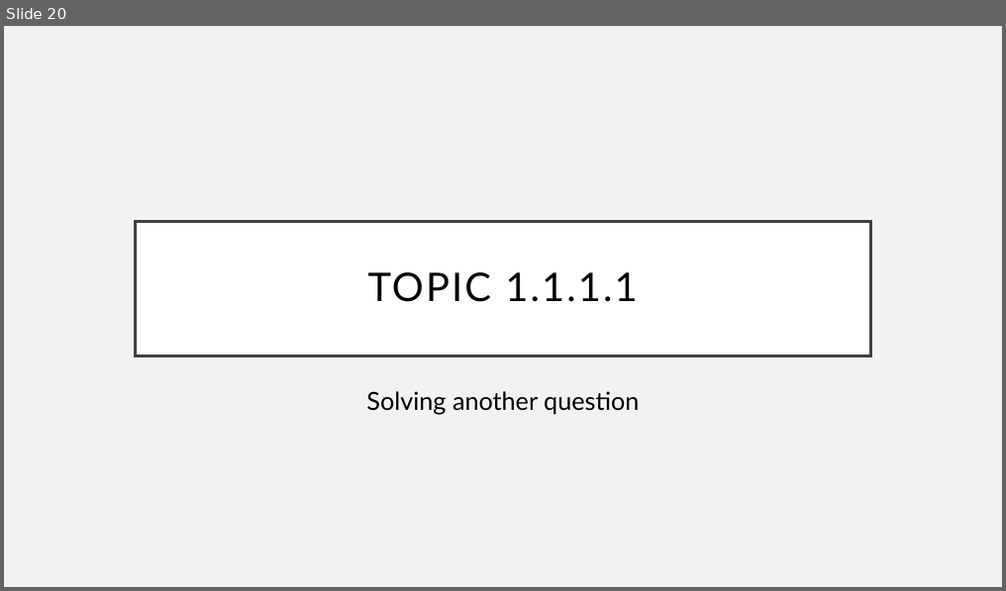
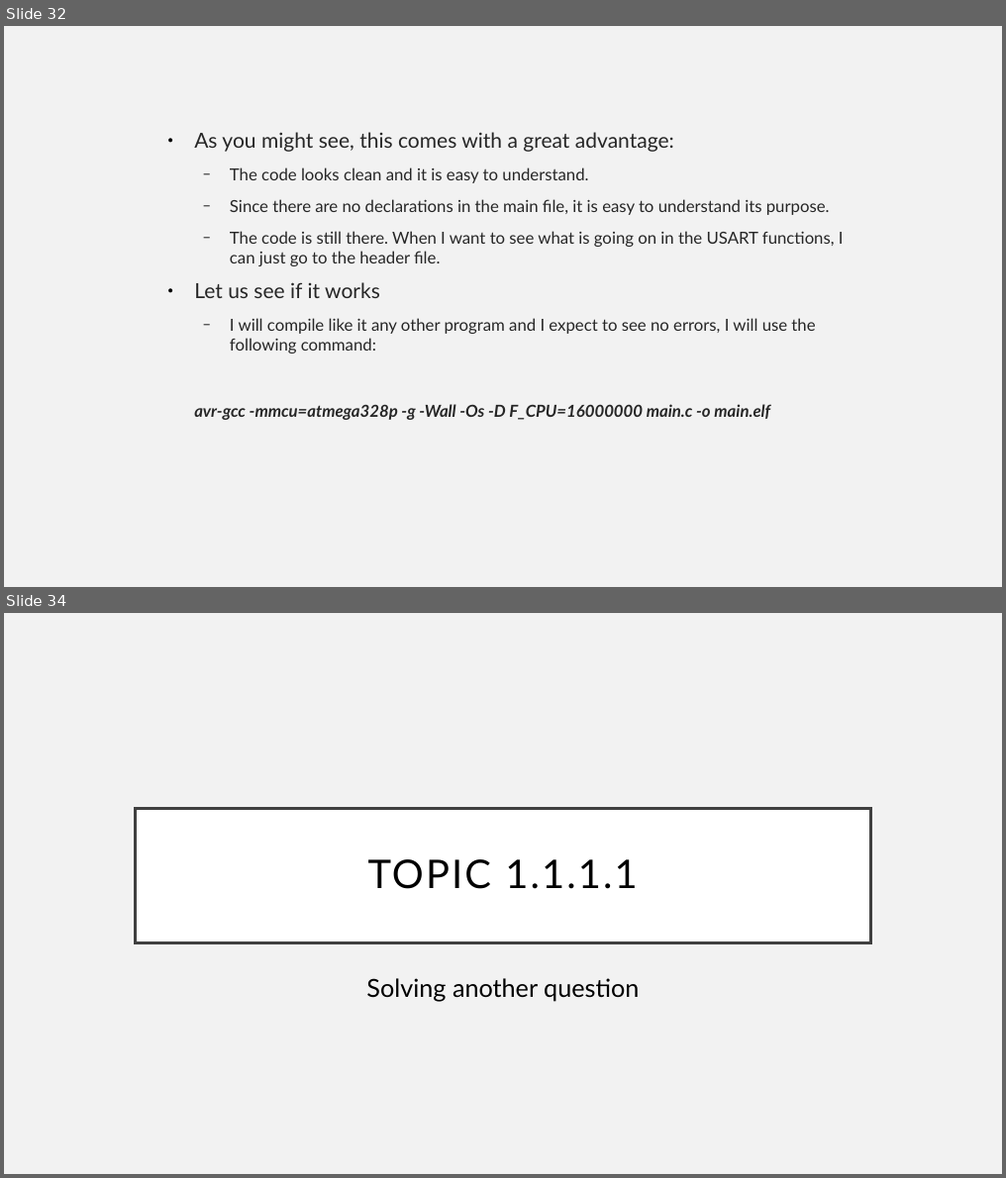
Before and after one commit to Equihua2211/I7266, a slide deck: 001_Slides/08_UART-USART.odp. Shown one above the other, each under a label of ours: slide 20 before the commit, slides 32 and 34 after it; the slides between them are not shown. The pictures are 1006x591 and 1006x1178 pixels, drawn with LibreOffice and Linux fonts; fonts in the diff are those of the drawing. Boxes give left, top, right and bottom in pixels: in the first picture for what was removed or moved away, otherwise in the second. Text is boxed around its words. In the diff, an @@ line names an element or a change of style, - is before the commit and + after.

```diff
--- a/001_Slides/08_UART-USART.odp
+++ b/001_Slides/08_UART-USART.odp
@@ slide 32 added at (x1=4, y1=26, x2=1002, y2=587), background #F2F2F2 @@
@@ text added at (x1=194, y1=132, x2=844, y2=420), 16 pt, text #262626 @@
+● As you might see, this comes with a great advantage:
+  − The code looks clean and it is easy to understand.
+  − Since there are no declarations in the main file, it is easy to understand its purpose.
+  − The code is still there. When I want to see what is going on in the USART functions, I can just go to the header file.
+● Let us see if it works
+  − I will compile like it any other program and I expect to see no errors, I will use the following command:
+avr-gcc -mmcu=atmega328p -g -Wall -Os -D F_CPU=16000000 main.c -o main.elf
@@ what was slide 20 is now slide 34 @@
```
Also in this commit, not shown: 2 slides changed, 14 other slides added, 1 slide removed, 2 other files.
